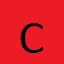
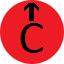
Comparing the layer stacks of the two 64 x 64 images. Changes:
removed layer "Background" over [left=0, top=0, right=64, bottom=64]
added layer "Pasted Layer #1" above "Pasted Layer" over [left=24, top=3, right=39, bottom=21]
added layer "Pasted Layer" over [left=0, top=0, right=64, bottom=64]
